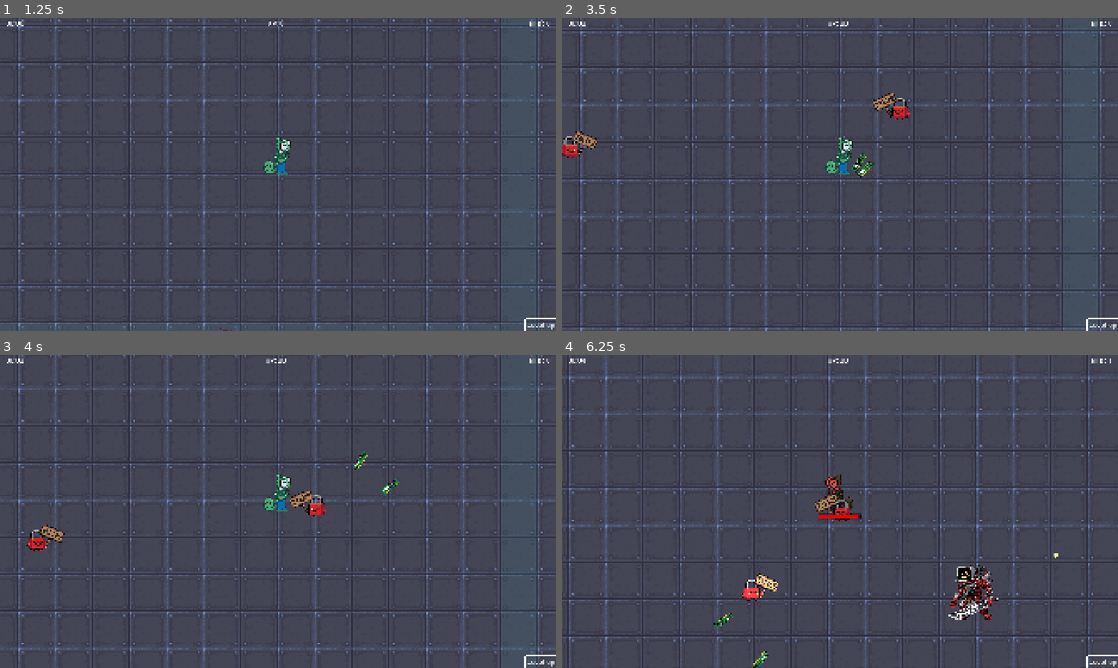
Above: before the commit, frames 1-4 (two rows, left to right).
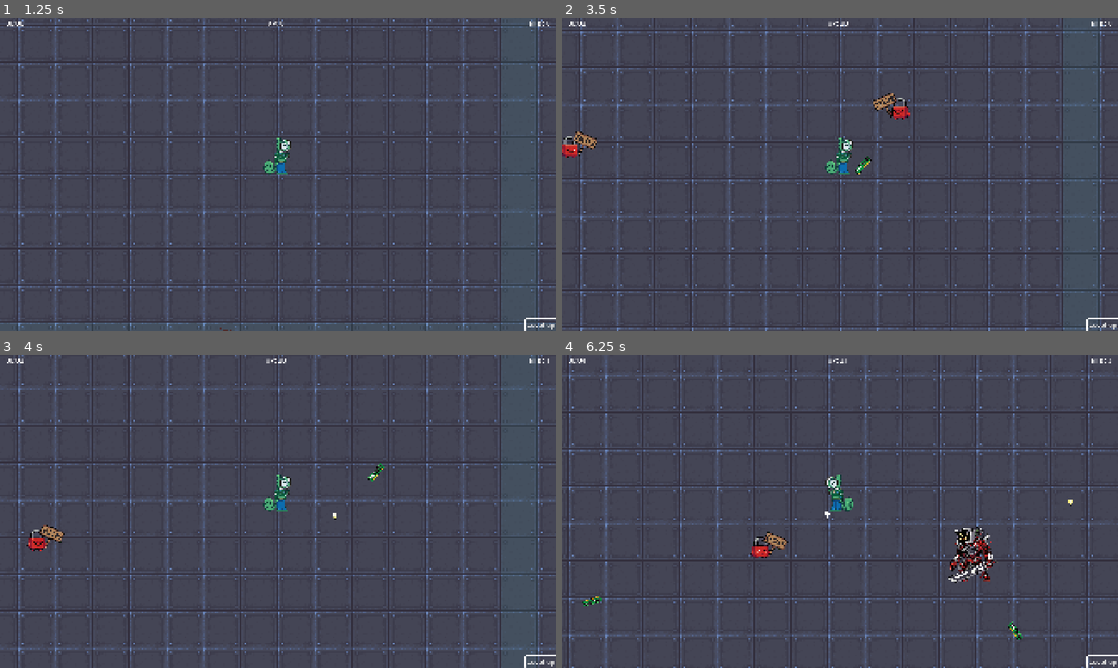
Above: after the commit, the same moments.

Repository: jcronenberg/hackweek-survivor
Game: Godot game, scene res://src/menu/menu.tscn
The game is run twice, just before and just after one commit, with the same random seed, the same clock (stepped at 60 frames per second) and the same inputs.
Inputs (mouse positions are in pixels of both pictures, inside the frame that each line leads up to):
- Up to frame 1 (1.25 s): click "Play Game" at 0.5 s
- Up to frame 2 (3.5 s): click "Level up" at 1.25 s; click (840, 183) at 2 s; tap Enter at 2.75 s; move the mouse to (812, 237) at 2.77 s; hold Up (ui_up) from 2.78 s (still down)
- Up to frame 3 (4 s): keep holding Up (ui_up); move the mouse to (444, 558) at 3.52 s
- Up to frame 4 (6.25 s): move the mouse to (673, 464) at 4.27 s; release Up (ui_up) at 4.28 s; hold Left (ui_left) 4.28-5.78 s; move the mouse to (867, 511) at 5.02 s; move the mouse to (756, 433) at 5.77 s; hold Down (ui_down) from 5.78 s (still down)

Frame 1 is identical in both runs. In frame 2, 0.2% of the frame differs, in the area x 52-57%, y 43-52%; in frame 3, 0.5%; in frame 4, 9.7%, in the area x 0-100%, y 1-100%.

Commit message:
Add weapon upgrade system

Diff:
--- a/src/enemies/enemy.gd
+++ b/src/enemies/enemy.gd
@@ -39,7 +39,7 @@
 
 func get_damage_dealt(amount: int) -> void:
 	health -= amount
-	if health == 0:
+	if health <= 0:
 		_die()
 	else:
 		var tween: Tween = get_tree().create_tween()
--- a/src/player/player.gd
+++ b/src/player/player.gd
@@ -2,6 +2,7 @@
 extends CharacterBody2D
 
 const DAMAGE_TICK_TIME = 0.3
+const WEAPON_RAM = preload("uid://dp5rdb82xhi7m")
 
 @export var speed: int = 400
 @export var max_health: int = 100
@@ -28,7 +29,7 @@
 
 
 func _ready() -> void:
-	weapon = WeaponRam.new()
+	weapon = WEAPON_RAM.instantiate()
 	add_child(weapon)
 
 
--- a/src/ui/item.gd
+++ /dev/null
@@ -1,12 +0,0 @@
-class_name Item
-extends PanelContainer
-
-signal pressed
-
-
-func _on_button_pressed() -> void:
-	pressed.emit()
-
-
-func _on_focus_entered() -> void:
-	%Button.grab_focus()
--- /dev/null
+++ b/src/ui/upgrade_item_entry.gd
@@ -0,0 +1,21 @@
+class_name UpgradeItemEntry
+extends PanelContainer
+
+signal pressed
+
+
+func init(weapon: Weapon) -> void:
+	var upgrade: WeaponUpgrade = weapon.get_next_upgrade()
+	%Name.text = "[b]%s[/b]" % weapon.weapon_name
+	%FlavorText.text = "[i]%s[/i]" % weapon.flavor_text
+	%UpgradeText.text = upgrade.description
+	%WeaponIcon.texture = weapon.icon
+	pressed.connect(weapon.level_up)
+
+
+func _on_button_pressed() -> void:
+	pressed.emit()
+
+
+func _on_focus_entered() -> void:
+	%Button.grab_focus()
--- a/src/ui/item.tscn
+++ b/src/ui/upgrade_item_entry.tscn
@@ -1,8 +1,7 @@
-[gd_scene load_steps=7 format=3 uid="uid://dqe8r8csc8jyw"]
+[gd_scene load_steps=6 format=3 uid="uid://dqe8r8csc8jyw"]
 
-[ext_resource type="Texture2D" uid="uid://cnk1sh4jbxs" path="res://assets/sprites/ram_stick.png" id="1_g74gb"]
-[ext_resource type="Script" uid="uid://cb4665wwovl3l" path="res://src/ui/item.gd" id="1_yewdp"]
-[ext_resource type="Script" uid="uid://udjuyj2etcbv" path="res://src/ui/hover_focus_button.gd" id="3_4svth"]
+[ext_resource type="Script" uid="uid://cb4665wwovl3l" path="res://src/ui/upgrade_item_entry.gd" id="1_i0hmd"]
+[ext_resource type="Script" path="res://src/ui/hover_focus_button.gd" id="3_vek27"]
 
 [sub_resource type="StyleBoxFlat" id="StyleBoxFlat_yewdp"]
 bg_color = Color(1, 1, 1, 0.1882353)
@@ -16,7 +15,7 @@
 [sub_resource type="StyleBoxFlat" id="StyleBoxFlat_4svth"]
 bg_color = Color(1, 1, 1, 0.7058824)
 
-[node name="Item" type="PanelContainer"]
+[node name="UpgradeItemEntry" type="PanelContainer"]
 custom_minimum_size = Vector2(400, 0)
 offset_right = 400.0
 offset_bottom = 118.0
@@ -24,14 +23,14 @@
 focus_behavior_recursive = 2
 mouse_filter = 1
 theme_override_styles/panel = SubResource("StyleBoxFlat_yewdp")
-script = ExtResource("1_yewdp")
+script = ExtResource("1_i0hmd")
 
 [node name="HBoxContainer" type="HBoxContainer" parent="."]
 layout_mode = 2
 
-[node name="TextureRect" type="TextureRect" parent="HBoxContainer"]
+[node name="WeaponIcon" type="TextureRect" parent="HBoxContainer"]
+unique_name_in_owner = true
 layout_mode = 2
-texture = ExtResource("1_g74gb")
 expand_mode = 2
 
 [node name="CenterContainer" type="CenterContainer" parent="HBoxContainer"]
@@ -47,6 +46,7 @@
 theme_override_constants/separation = 0
 
 [node name="Name" type="RichTextLabel" parent="HBoxContainer/CenterContainer/MarginContainer/TextContainer"]
+unique_name_in_owner = true
 layout_mode = 2
 theme_override_font_sizes/bold_font_size = 24
 bbcode_enabled = true
@@ -56,6 +56,7 @@
 autowrap_mode = 0
 
 [node name="FlavorText" type="RichTextLabel" parent="HBoxContainer/CenterContainer/MarginContainer/TextContainer"]
+unique_name_in_owner = true
 layout_mode = 2
 bbcode_enabled = true
 text = "[i]Most expensive item[/i]"
@@ -68,6 +69,7 @@
 layout_mode = 2
 
 [node name="UpgradeText" type="RichTextLabel" parent="HBoxContainer/CenterContainer/MarginContainer/TextContainer"]
+unique_name_in_owner = true
 layout_mode = 2
 bbcode_enabled = true
 text = "Projectile [b]+1[/b]"
@@ -81,8 +83,7 @@
 focus_behavior_recursive = 2
 theme_override_styles/normal = SubResource("StyleBoxEmpty_yewdp")
 theme_override_styles/pressed = SubResource("StyleBoxFlat_4svth")
-script = ExtResource("3_4svth")
-metadata/_custom_type_script = "uid://udjuyj2etcbv"
+script = ExtResource("3_vek27")
 
 [connection signal="focus_entered" from="." to="." method="_on_focus_entered"]
 [connection signal="pressed" from="Button" to="." method="_on_button_pressed"]
--- a/src/ui/upgrade_menu.gd
+++ b/src/ui/upgrade_menu.gd
@@ -10,11 +10,11 @@
 
 
 func add_upgrade() -> void:
-	var item: Item = ITEM.instantiate()
-	item.pressed.connect(_apply_upgrade)
+	var item: UpgradeItemEntry = ITEM.instantiate()
+
+	# hardcoded for now
+	item.init(Global.get_player().weapon)
+
+	item.pressed.connect(item_selected.emit)
 	%ItemContainer.add_child(item)
 	item.grab_focus()
-
-func _apply_upgrade() -> void:
-	Global.get_player().weapon.level += 1
-	item_selected.emit()
--- a/src/weapons/ram_stick.gd
+++ b/src/weapons/ram_stick.gd
@@ -1,13 +1,13 @@
 class_name RamStick
 extends Area2D
 
-@export var base_damage: int = 10
-@export var speed: float = 800
-@export var direction: Vector2:
+var damage: int
+var speed: float
+var push_power: int
+var direction: Vector2:
 	set(value):
 		direction = value
 		look_at(direction)
-@export var push_power: int = 50
 
 
 func _physics_process(delta: float) -> void:
@@ -21,6 +21,6 @@
 
 func _on_body_entered(body: Node2D) -> void:
 	if body is Enemy:
-		body.get_damage_dealt(base_damage)
+		body.get_damage_dealt(damage)
 		if body.weight < push_power:
 			body.global_position += direction * (push_power - body.weight)
--- a/src/weapons/weapon.gd
+++ b/src/weapons/weapon.gd
@@ -1,16 +1,24 @@
 class_name Weapon
 extends Node2D
 
-@export var fire_rate: float = 1
+@export var icon: CompressedTexture2D
+@export var weapon_name: String
+@export var flavor_text: String
+@export var upgrades: Array[WeaponUpgrade] = []
+@export var fire_rate: float = 1.0
+@export var damage: int = 0
+@export var area_multiplier: float = 1.0
+@export var projectiles: int = 1
+@export var projectile_speed: float = 0.0
+## In degrees
+@export var spread: float = 0
+@export var push_power: int = 0
 
 var fire_rate_delta_time: float = 0.0
-var level: int = 1:
-	set(value):
-		if value > max_level:
-			return
-		level = value
-		_on_level_up()
-var max_level: int = 1
+var level: int = 0
+var max_level: int:
+	get():
+		return upgrades.size() - 1
 
 
 func _physics_process(delta: float) -> void:
@@ -37,5 +45,23 @@
 	return nearest
 
 
+func level_up() -> void:
+	assert(level < max_level)
+	level += 1
+
+	var upgrade: WeaponUpgrade = upgrades[level]
+	fire_rate -= upgrade.mod_fire_rate * fire_rate
+	damage += upgrade.mod_damage
+	area_multiplier += upgrade.mod_area_multiplier
+	projectiles += upgrade.mod_projectiles
+	projectile_speed += upgrade.mod_projectile_speed
+	spread += upgrade.mod_spread * spread
+	push_power += upgrade.mod_push_power
+
+
+func get_next_upgrade() -> WeaponUpgrade:
+	return upgrades[level + 1] if level < max_level else null
+
+
 func _on_level_up() -> void:
 	pass
--- a/src/weapons/weapon_ram.gd
+++ b/src/weapons/weapon_ram.gd
@@ -4,11 +4,10 @@
 const SOUND = preload("uid://cbtiibwrufqkq")
 const RAM_STICK = preload("uid://4ldc5brsy4ed")
 
-var spread: float = 15 # In degrees
 var audio_player: AudioStreamPlayer = AudioStreamPlayer.new()
 
 func _ready() -> void:
-	max_level = 24
+	max_level = 23
 	audio_player.stream = SOUND
 	audio_player.pitch_scale = 1.2
 	add_child(audio_player)
@@ -23,19 +22,22 @@
 
 	var direction: Vector2 = global_position.direction_to(target.global_position).normalized()
 
-	if level == 1:
+	if projectiles == 1:
 		_shoot_ram_at(direction)
 		return
 
-	var cur_angle: float = -spread * ((level - 1) / 2.0)
+	var cur_angle: float = -spread * ((projectiles - 1) / 2.0)
 
-	for _i in level:
+	for _i in projectiles:
 		_shoot_ram_at(direction.rotated(deg_to_rad(cur_angle)))
 		cur_angle += spread
 
 
 func _shoot_ram_at(direction: Vector2) -> void:
 	var projectile: RamStick = RAM_STICK.instantiate()
+	projectile.damage = damage
+	projectile.speed = projectile_speed
+	projectile.push_power = push_power
 	projectile.direction = direction
 	projectile.global_position = global_position
 	add_child(projectile)
--- /dev/null
+++ b/src/weapons/weapon_ram.tscn
@@ -0,0 +1,46 @@
+[gd_scene load_steps=9 format=3 uid="uid://dp5rdb82xhi7m"]
+
+[ext_resource type="Script" uid="uid://156xo7hvo5o4" path="res://src/weapons/weapon_ram.gd" id="1_7q5vt"]
+[ext_resource type="Texture2D" uid="uid://cnk1sh4jbxs" path="res://assets/sprites/ram_stick.png" id="2_f5mf7"]
+[ext_resource type="Script" uid="uid://c6xhuun4ea266" path="res://src/weapons/weapon_upgrade.gd" id="2_na080"]
+
+[sub_resource type="Resource" id="Resource_f5mf7"]
+script = ExtResource("2_na080")
+description = "Shoots at the nearest enemy"
+metadata/_custom_type_script = "uid://c6xhuun4ea266"
+
+[sub_resource type="Resource" id="Resource_85bgi"]
+script = ExtResource("2_na080")
+description = "Damage +10"
+mod_damage = 10
+metadata/_custom_type_script = "uid://c6xhuun4ea266"
+
+[sub_resource type="Resource" id="Resource_ohcxl"]
+script = ExtResource("2_na080")
+description = "Projectiles +1"
+mod_projectiles = 1
+metadata/_custom_type_script = "uid://c6xhuun4ea266"
+
+[sub_resource type="Resource" id="Resource_na080"]
+script = ExtResource("2_na080")
+description = "Increase fire rate by 20%"
+mod_fire_rate = 0.2
+metadata/_custom_type_script = "uid://c6xhuun4ea266"
+
+[sub_resource type="Resource" id="Resource_7q5vt"]
+script = ExtResource("2_na080")
+description = "Decrease weapon spread by 25%"
+mod_spread = -0.5
+metadata/_custom_type_script = "uid://c6xhuun4ea266"
+
+[node name="WeaponRam" type="Node2D"]
+script = ExtResource("1_7q5vt")
+icon = ExtResource("2_f5mf7")
+weapon_name = "RAM"
+flavor_text = "Most expensive item"
+upgrades = Array[ExtResource("2_na080")]([SubResource("Resource_f5mf7"), SubResource("Resource_85bgi"), SubResource("Resource_ohcxl"), SubResource("Resource_na080"), SubResource("Resource_7q5vt"), SubResource("Resource_ohcxl"), SubResource("Resource_ohcxl"), SubResource("Resource_ohcxl"), SubResource("Resource_ohcxl"), SubResource("Resource_ohcxl")])
+damage = 10
+projectile_speed = 800.0
+spread = 15.0
+push_power = 50
+metadata/_custom_type_script = "uid://156xo7hvo5o4"
--- /dev/null
+++ b/src/weapons/weapon_upgrade.gd
@@ -0,0 +1,13 @@
+class_name WeaponUpgrade
+extends Resource
+
+## Supports bbcode
+@export var description: String
+## Inverse, so positive makes weapon fire faster while negative makes weapon fire slower
+@export var mod_fire_rate: float = 0.0
+@export var mod_damage: int = 0
+@export var mod_area_multiplier: float = 0.0
+@export var mod_projectiles: int = 0
+@export var mod_projectile_speed: float = 0.0
+@export var mod_spread: float = 0
+@export var mod_push_power: int = 0
Renamed: src/ui/item.gd.uid -> src/ui/upgrade_item_entry.gd.uid
Not shown, added: src/weapons/weapon_upgrade.gd.uid
